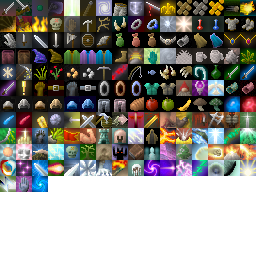
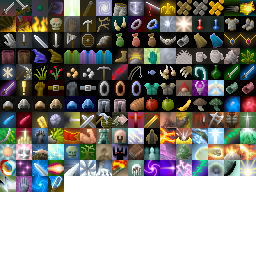
The second w=256, h=256 image is a revision of the first. Changes to its layers:
painted on "Background" over [48, 176, 64, 192]
